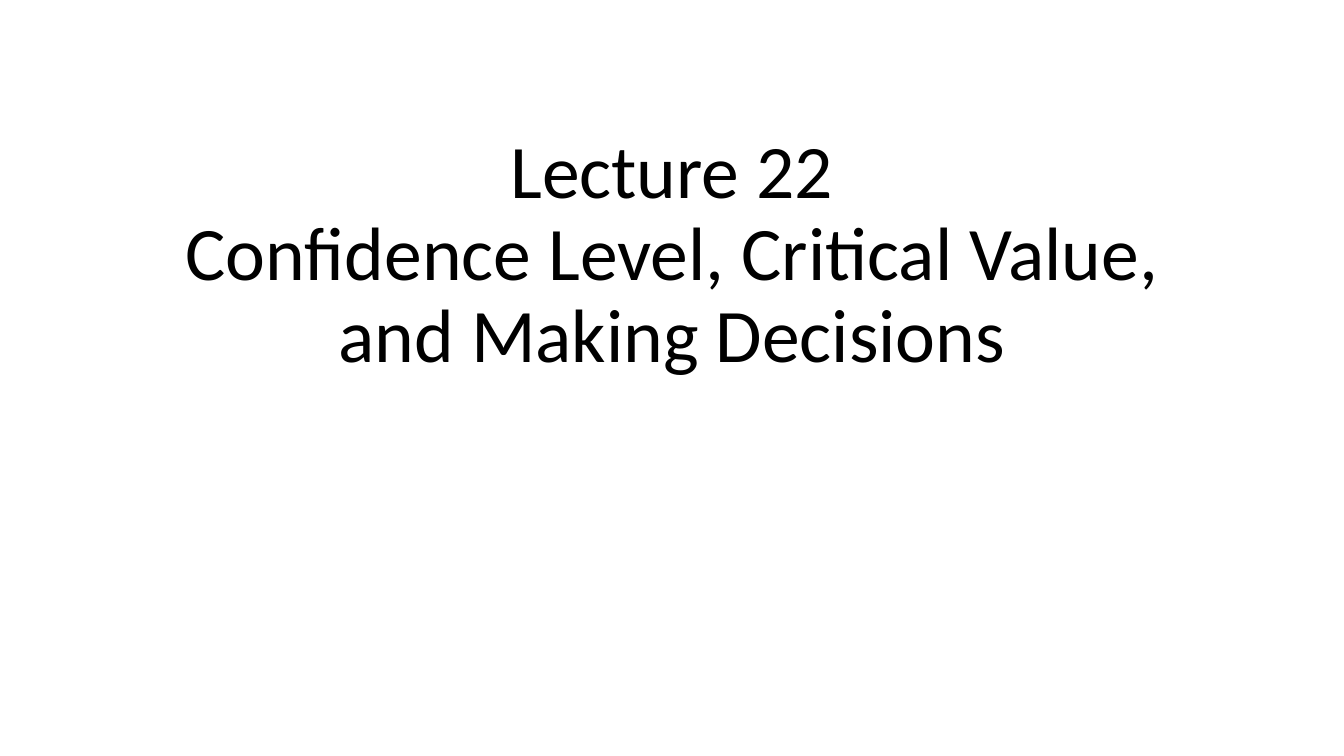
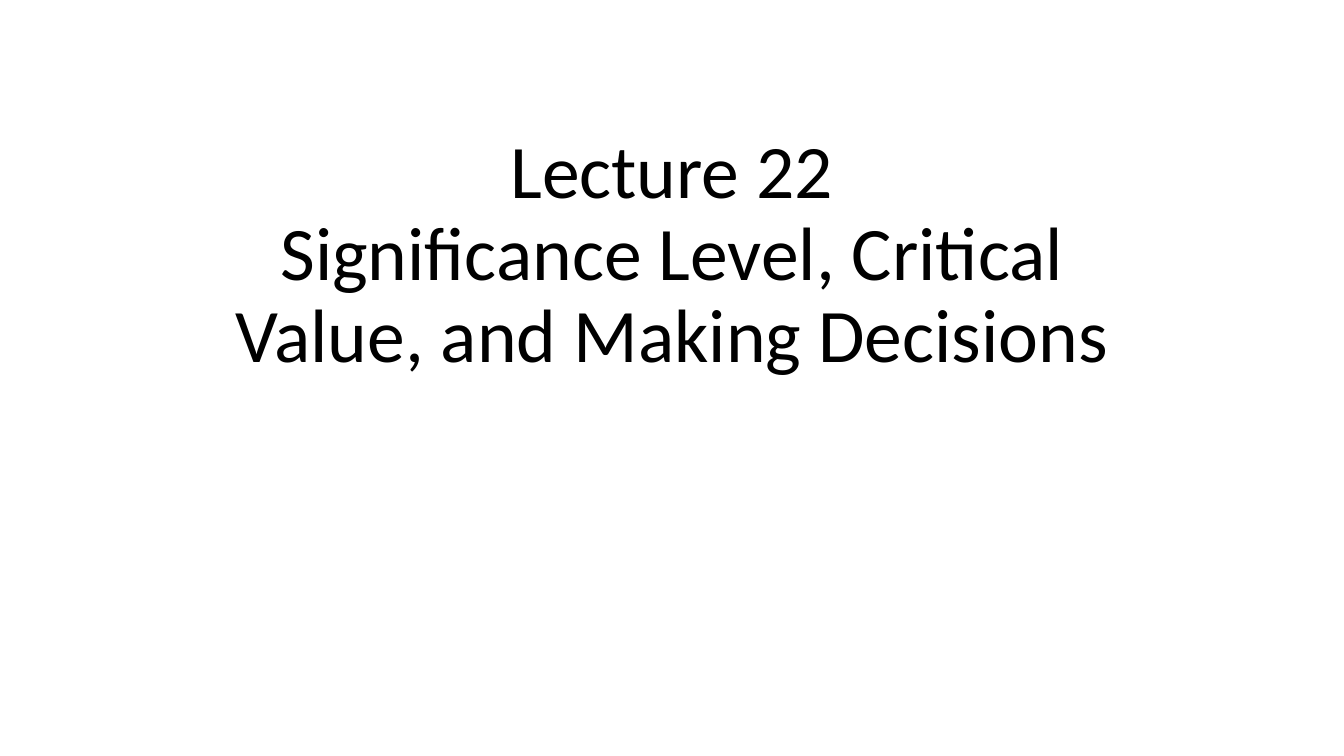
Before and after one commit to Jarred6068/Kvamme_UI_STAT251, a slide deck: slide 1 of docs/lecture_slides/Week 12/Week12_Lecture22_Slides_3_27_2024.pptx. Drawn at 1344x756 pixels with LibreOffice and Linux fonts; fonts in the diff are those of the drawing. Boxes give left, top, right and bottom in pixels: in the first picture for what was removed or moved away, otherwise in the second. Text is boxed around its words. In the diff, an @@ line names an element or a change of style, - is before the commit and + after.

Commit message:
fixed slides title for lecture 22

```diff
--- a/docs/lecture_slides/Week 12/Week12_Lecture22_Slides_3_27_2024.pptx
+++ b/docs/lecture_slides/Week 12/Week12_Lecture22_Slides_3_27_2024.pptx
@@ title at box(236, 149, 1107, 375): text changed @@
-Lecture 22
-Confidence Level, Critical Value, and Making Decisions
+Lecture 22
+Significance Level, Critical Value, and Making Decisions
```
Also in this commit, not shown: 1 other file.
